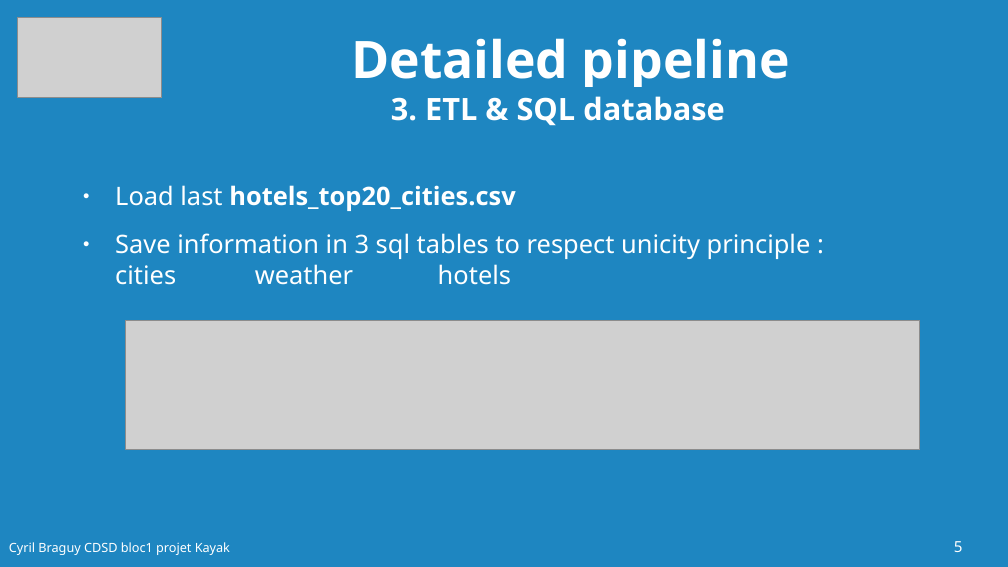
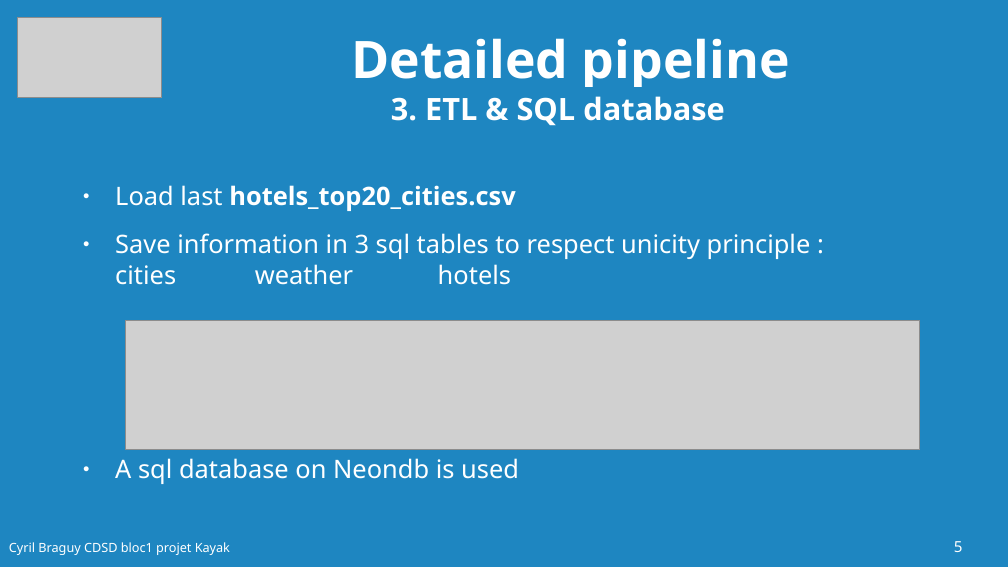
Before and after one commit to cyrilbraguy/Bl1_kayak, a slide deck: slide 5 of zz_doc/braguy_CDSD_block1_kayak.odp. Drawn at 1008x567 pixels with LibreOffice and Linux fonts; fonts in the diff are those of the drawing; grey boxes stand for pictures. Boxes give left, top, right and bottom in pixels: in the first picture for what was removed or moved away, otherwise in the second. Text is boxed around its words. In the diff, an @@ line names an element or a change of style, - is before the commit and + after.

```diff
--- a/zz_doc/braguy_CDSD_block1_kayak.odp
+++ b/zz_doc/braguy_CDSD_block1_kayak.odp
@@ text at <box>115,458,519,484</box>: paragraph added @@
+● A sql database on Neondb is used
```
Also in this commit, not shown: 4 other slides changed, 1 slide added, 1 other file.
